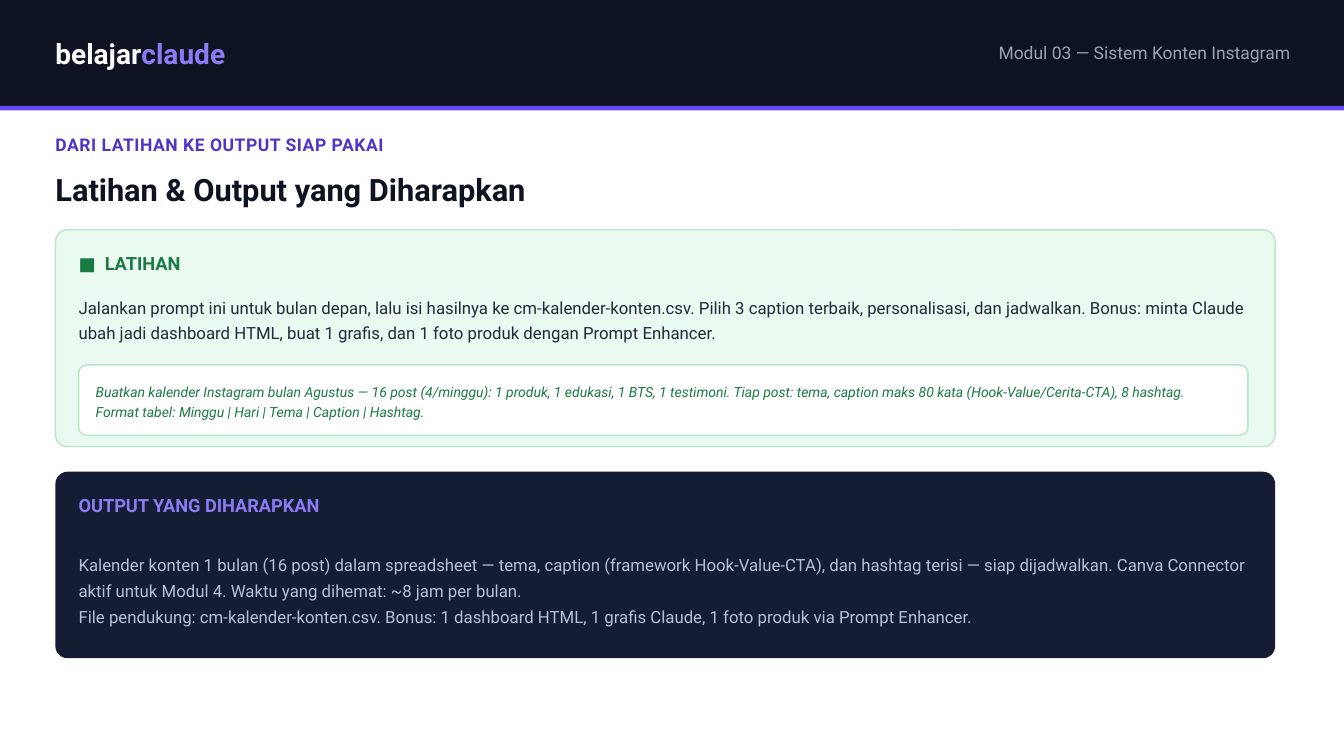
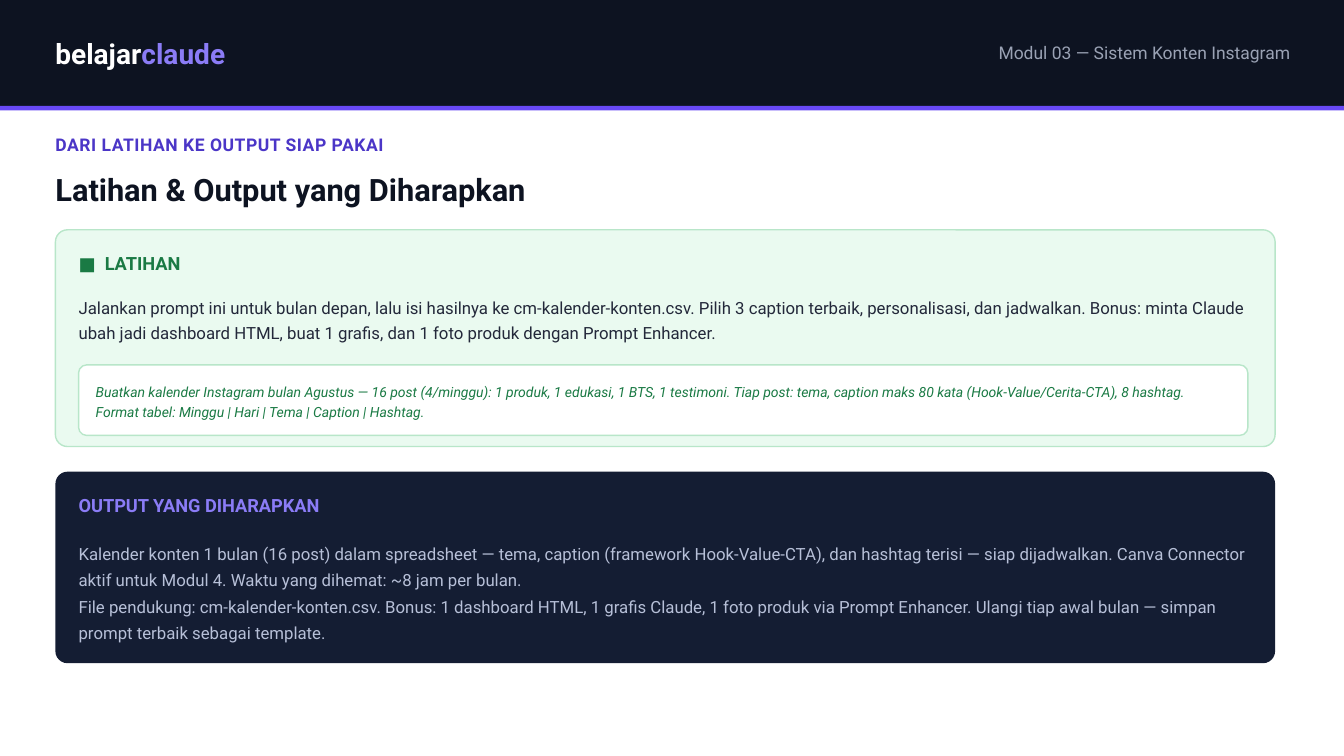
Before and after one commit to juliautomo/belajar-claude, a slide deck: slide 7 of Content-Marketing/M03-Konten-Instagram/K3-M03-Sistem-Konten-Instagram.pptx. Drawn at 1344x756 pixels with LibreOffice and Linux fonts; fonts in the diff are those of the drawing. Boxes give left, top, right and bottom in pixels: in the first picture for what was removed or moved away, otherwise in the second. Text is boxed around its words. In the diff, an @@ line names an element or a change of style, - is before the commit and + after.

Commit message:
M03: natural-complexity restructure (HTML + PPTX)
- Cara Kerja: dropped forced 5th step, now 4 real steps, title de-numbered
- Kesalahan Umum: red warning panel instead of purple pill grid (matches HTML's own tip-box.warn styling, which the deck had been ignoring)
- Yang Kamu Butuhkan relocated to Contoh Prompt slide footer, same pattern as M02
- Cover: dropped '-- 12 menit' duration text

```diff
--- a/Content-Marketing/M03-Konten-Instagram/K3-M03-Sistem-Konten-Instagram.pptx
+++ b/Content-Marketing/M03-Konten-Instagram/K3-M03-Sistem-Konten-Instagram.pptx
@@ rounded rectangle: place and size @@
-rounded rectangle at bbox=[55, 472, 1275, 658]
+rounded rectangle at bbox=[55, 472, 1275, 663]
@@ rounded rectangle at bbox=[55, 472, 1275, 663]: proportions changed @@
@@ text at bbox=[79, 600, 1216, 643]: text changed @@
-File pendukung: cm-kalender-konten.csv. Bonus: 1 dashboard HTML, 1 grafis Claude, 1 foto produk via Prompt Enhancer.
+File pendukung: cm-kalender-konten.csv. Bonus: 1 dashboard HTML, 1 grafis Claude, 1 foto produk via Prompt Enhancer. Ulangi tiap awal bulan — simpan prompt terbaik sebagai template.
```
Also in this commit, not shown: 4 other slides changed, 1 other file.
